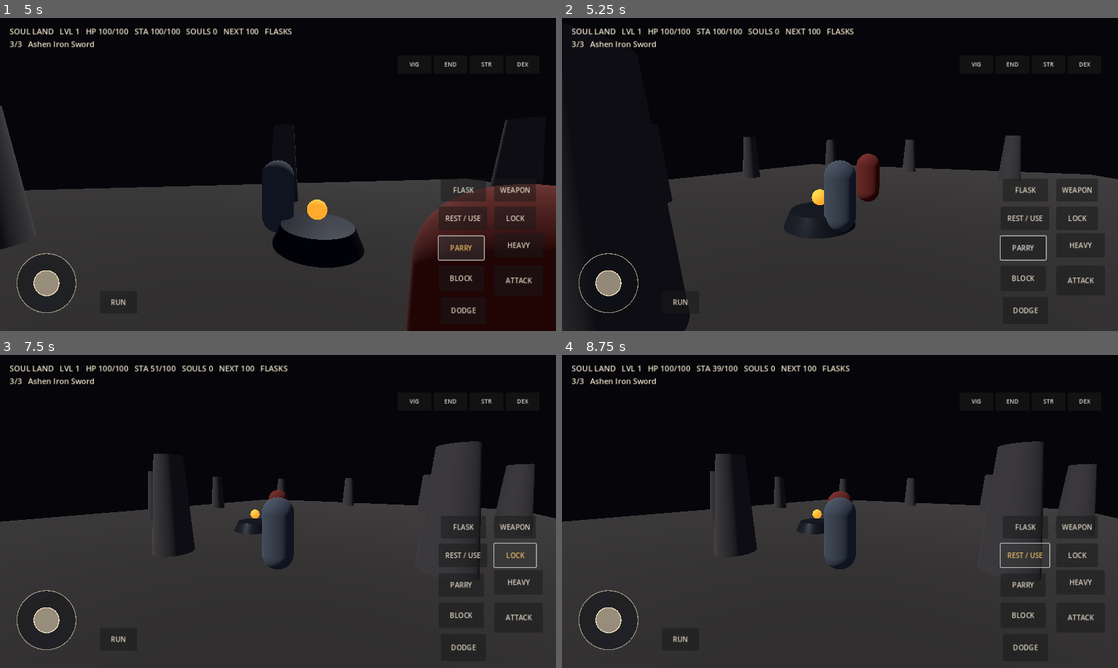
Above: before the commit, frames 1-4 (two rows, left to right).
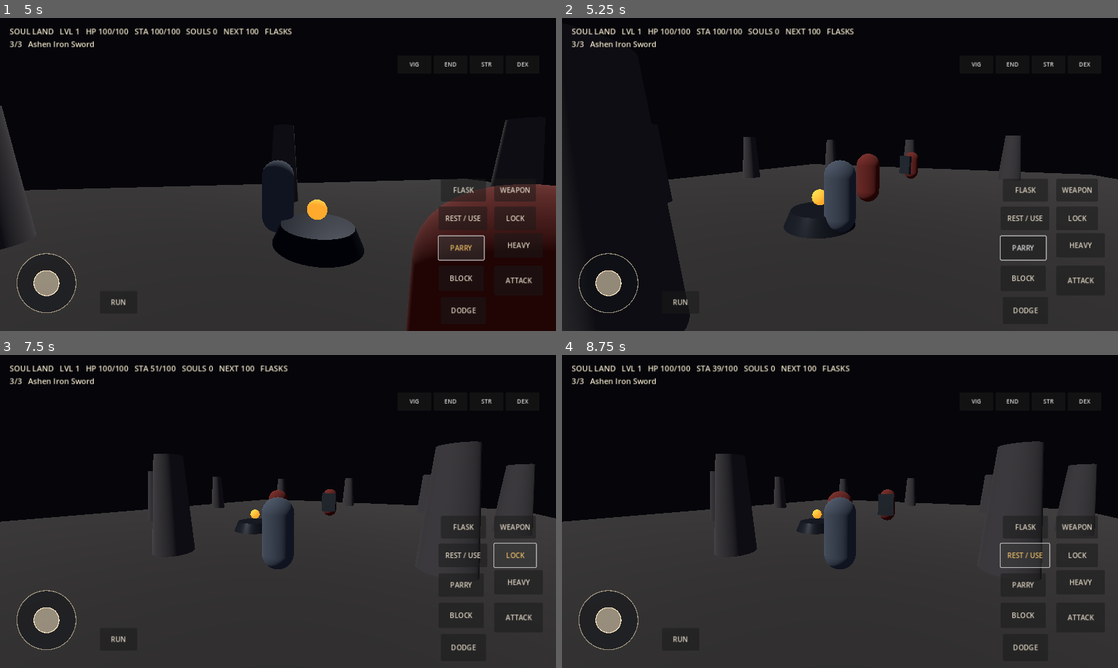
Above: after the commit, the same moments.

Repository: codingscenes2-cyber/SoulLans
Game: Godot game, scene res://scenes/main.tscn
The game is run twice, just before and just after one commit, with the same random seed, the same clock (stepped at 60 frames per second) and the same inputs.
Inputs (mouse positions are in pixels of both pictures, inside the frame that each line leads up to):
- Up to frame 1 (5 s): drag from (44, 284) to (333, 105) at 0.52 s; drag from (444, 221) to (250, 237) at 1.27 s; click "ATTACK" at 2 s; click "HEAVY" at 2.75 s; click "BLOCK" at 3.5 s; click "PARRY" at 4.25 s
- Up to frame 2 (5.25 s): move the mouse to (673, 127) at 5.02 s; hold A (move_left) from 5.03 s (still down); tap Space (dodge) at 5.1 s
- Up to frame 3 (7.5 s): release A (move_left) at 5.75 s; drag from (305, 511) to (111, 464) at 5.77 s; click "DODGE" at 6.5 s; click "LOCK" at 7.25 s
- Up to frame 4 (8.75 s): click "REST / USE" at 8 s

Frame 1 is identical in both runs. In frame 2, 0.2% of the frame differs, in the area x 60-64%, y 42-52%; in frame 3, 0.2%; in frame 4, 0.3%, in the area x 56-60%, y 42-53%.

Commit message:
Spawn shield guard in Ashen Kingdom combat test arena

Diff:
--- a/scripts/main.gd
+++ b/scripts/main.gd
@@ -2,11 +2,14 @@
 
 const PLAYER_SCRIPT = preload("res://scripts/player_controller.gd")
 const ENEMY_SCRIPT = preload("res://scripts/training_enemy.gd")
+const SHIELD_GUARD_SCRIPT = preload("res://scripts/shield_guard.gd")
 const HUD_SCRIPT = preload("res://scripts/mobile_hud.gd")
 
 var player: CharacterBody3D
 var enemy: CharacterBody3D
+var shield_guard: CharacterBody3D
 var enemy_respawn_timer := 0.0
+var guard_respawn_timer := 0.0
 var recovery_visual: MeshInstance3D
 
 func _ready() -> void:
@@ -41,11 +44,20 @@
             _spawn_enemy()
     else:
         enemy_respawn_timer = 0.0
+    if not is_instance_valid(shield_guard):
+        guard_respawn_timer += delta
+        if guard_respawn_timer >= 4.0:
+            _spawn_shield_guard()
+    else:
+        guard_respawn_timer = 0.0
 
 func _on_sanctuary_restored(_position: Vector3) -> void:
     if is_instance_valid(enemy):
         enemy.queue_free()
+    if is_instance_valid(shield_guard):
+        shield_guard.queue_free()
     _spawn_enemy()
+    _spawn_shield_guard()
 
 func _on_player_died() -> void:
     GameState.register_player_death(player.global_position)
@@ -59,6 +71,14 @@
     enemy.global_position = Vector3(0.0, 1.0, -4.0)
     player.set("target", enemy)
     enemy_respawn_timer = 0.0
+
+func _spawn_shield_guard() -> void:
+    shield_guard = CharacterBody3D.new()
+    shield_guard.name = "AshenWatchShieldGuard"
+    shield_guard.set_script(SHIELD_GUARD_SCRIPT)
+    add_child(shield_guard)
+    shield_guard.global_position = Vector3(4.0, 1.0, -7.0)
+    guard_respawn_timer = 0.0
 
 func _build_sanctuary() -> void:
     var altar := MeshInstance3D.new()
